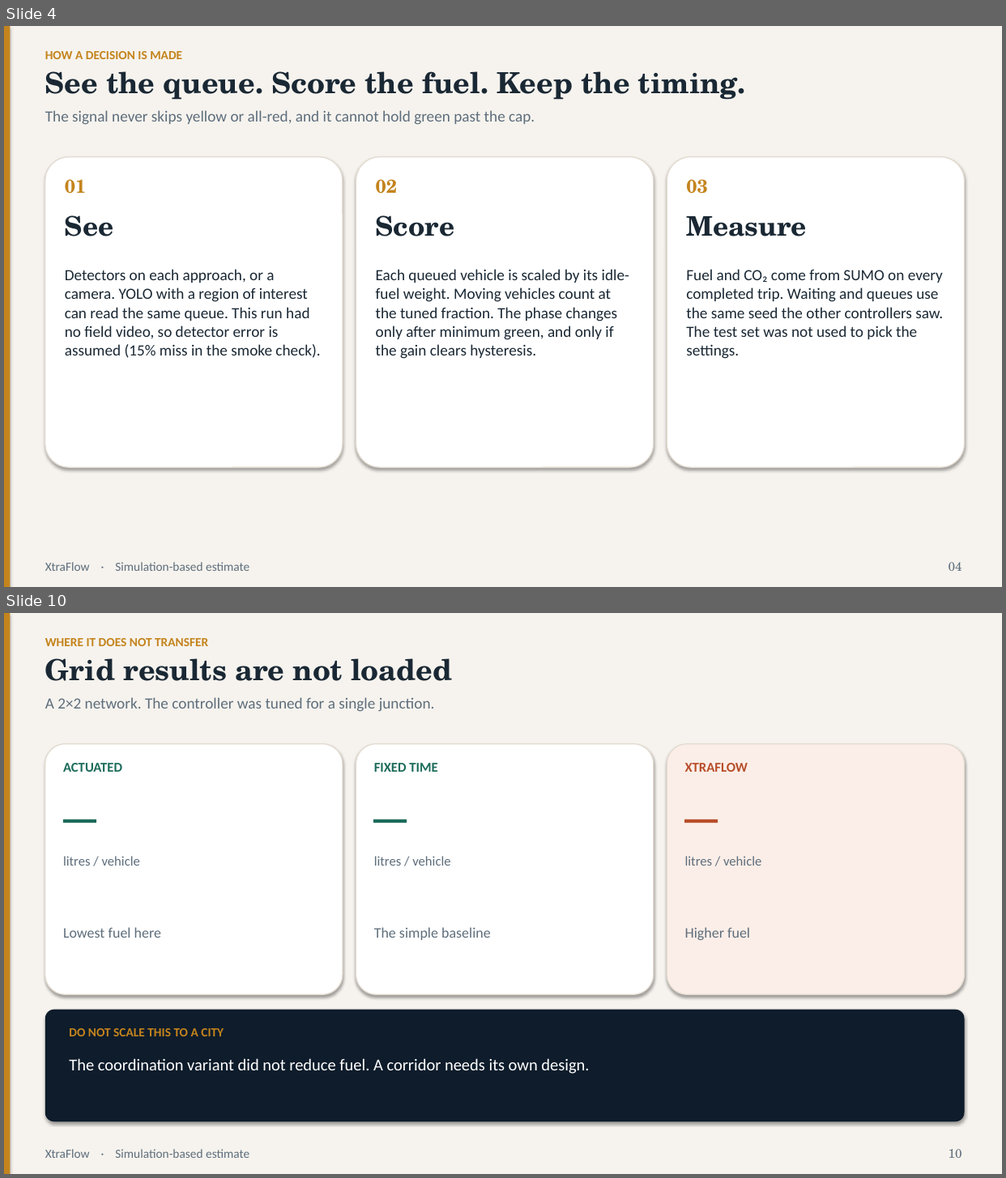
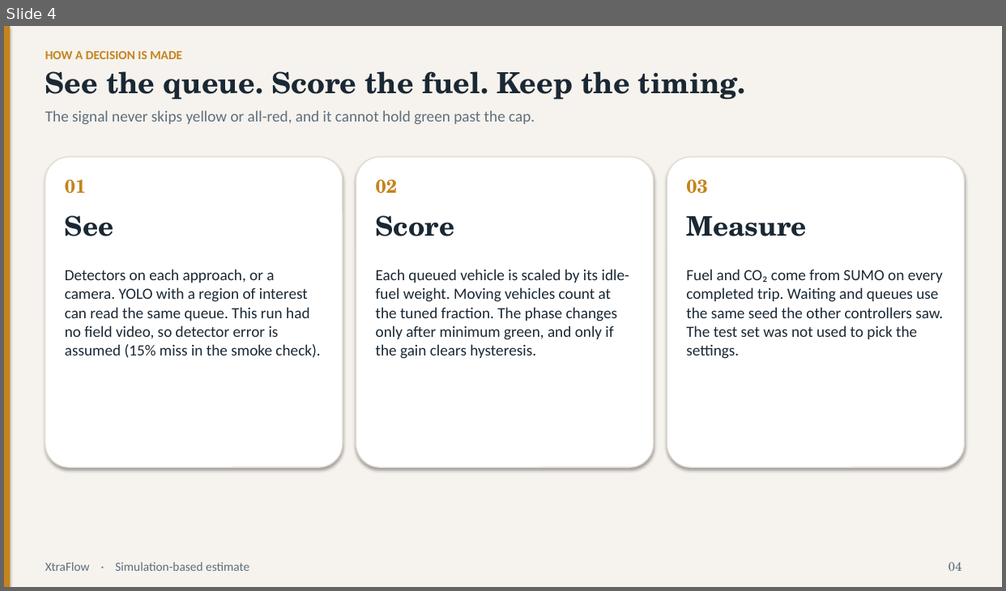
Before and after one commit to couder-04/XtraFlow, a slide deck: results/deck.pptx. Shown one above the other, each under a label of ours: slides 4 and 10 before the commit, slide 4 after it; the slides between them are not shown. The pictures are 1006x1178 and 1006x591 pixels, drawn with LibreOffice and Linux fonts; fonts in the diff are those of the drawing. Boxes give left, top, right and bottom in pixels: in the first picture for what was removed or moved away, otherwise in the second. Text is boxed around its words. In the diff, an @@ line names an element or a change of style, - is before the commit and + after.

Commit message:
Fix deck claims and regenerate the presentation from locked results.
Lead with vs-best-baseline headlines, report the published 5-seed TEST scope, and drop empty grid numbers.

```diff
--- a/results/deck.pptx
+++ b/results/deck.pptx
@@ slide 10 removed at <box>4,613,1002,1174</box>, background #F6F3EE @@
@@ rectangle removed at <box>4,613,10,1174</box> @@
@@ text removed at <box>45,638,208,646</box> @@
-WHERE IT DOES NOT TRANSFER
@@ text removed at <box>45,658,452,681</box> @@
-Grid results are not loaded
@@ text removed at <box>45,697,435,712</box> @@
-A 2×2 network. The controller was tuned for a single junction.
@@ rounded rectangle removed at <box>45,744,343,995</box> @@
@@ rounded rectangle removed at <box>356,744,653,995</box> @@
@@ rounded rectangle removed at <box>667,744,965,995</box> @@
@@ text removed at <box>63,763,122,772</box> @@
-ACTUATED
@@ text removed at <box>374,763,437,772</box> @@
-FIXED TIME
@@ text removed at <box>685,763,748,772</box> @@
-XTRAFLOW
@@ text removed at <box>63,796,326,849</box> @@
-—
@@ text removed at <box>374,796,637,849</box> @@
-—
@@ text removed at <box>685,796,948,849</box> @@
-—
@@ text removed at <box>63,856,140,866</box> @@
-litres / vehicle
@@ text removed at <box>374,856,450,866</box> @@
-litres / vehicle
@@ text removed at <box>685,856,761,866</box> @@
-litres / vehicle
@@ text removed at <box>63,927,161,938</box> @@
-Lowest fuel here
@@ text removed at <box>374,927,491,940</box> @@
-The simple baseline
@@ text removed at <box>685,927,750,940</box> @@
-Higher fuel
@@ rounded rectangle removed at <box>45,1010,965,1122</box> @@
@@ text removed at <box>69,1029,224,1037</box> @@
-DO NOT SCALE THIS TO A CITY
@@ text removed at <box>69,1059,589,1074</box> @@
-The coordination variant did not reduce fuel. A corridor needs its own design.
@@ text removed at <box>45,1149,249,1158</box> @@
-XtraFlow · Simulation-based estimate
@@ text removed at <box>948,1149,962,1158</box> @@
-10
```
Also in this commit, not shown: 9 slides changed, 3 slides added, 1 other file.
